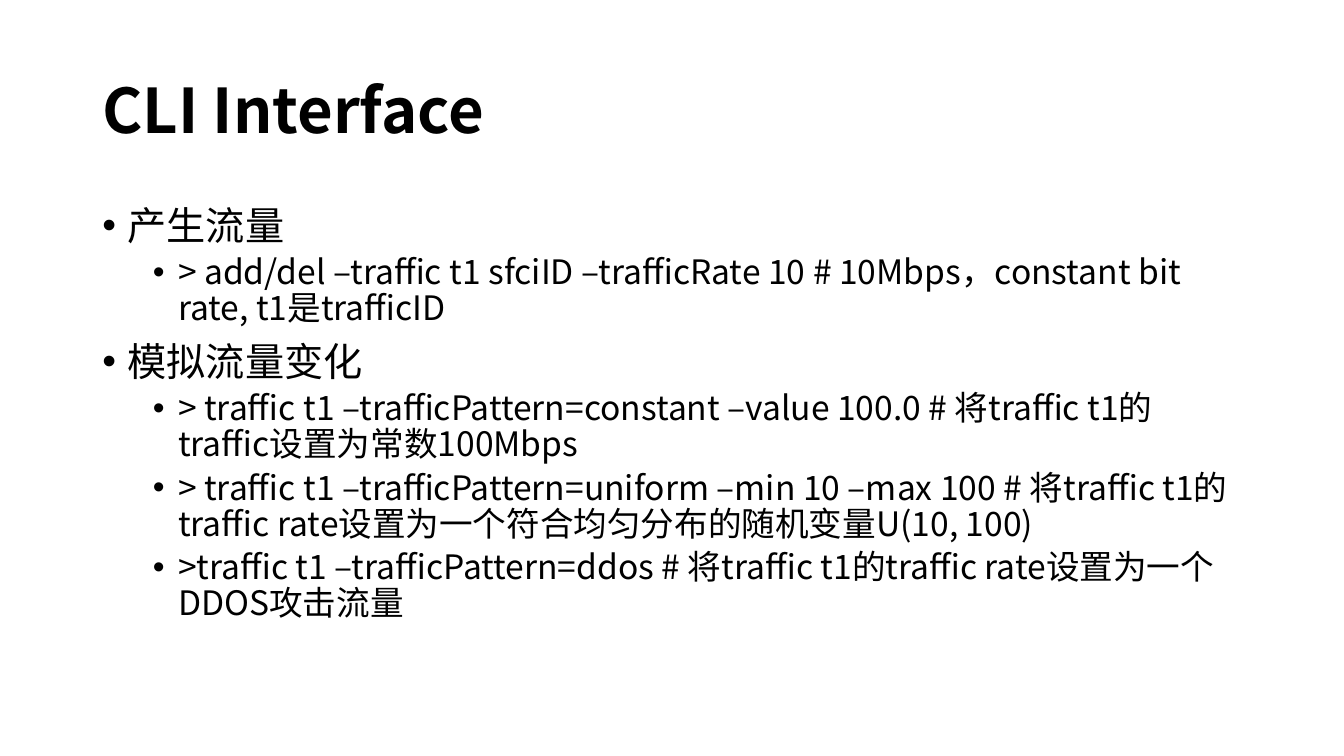
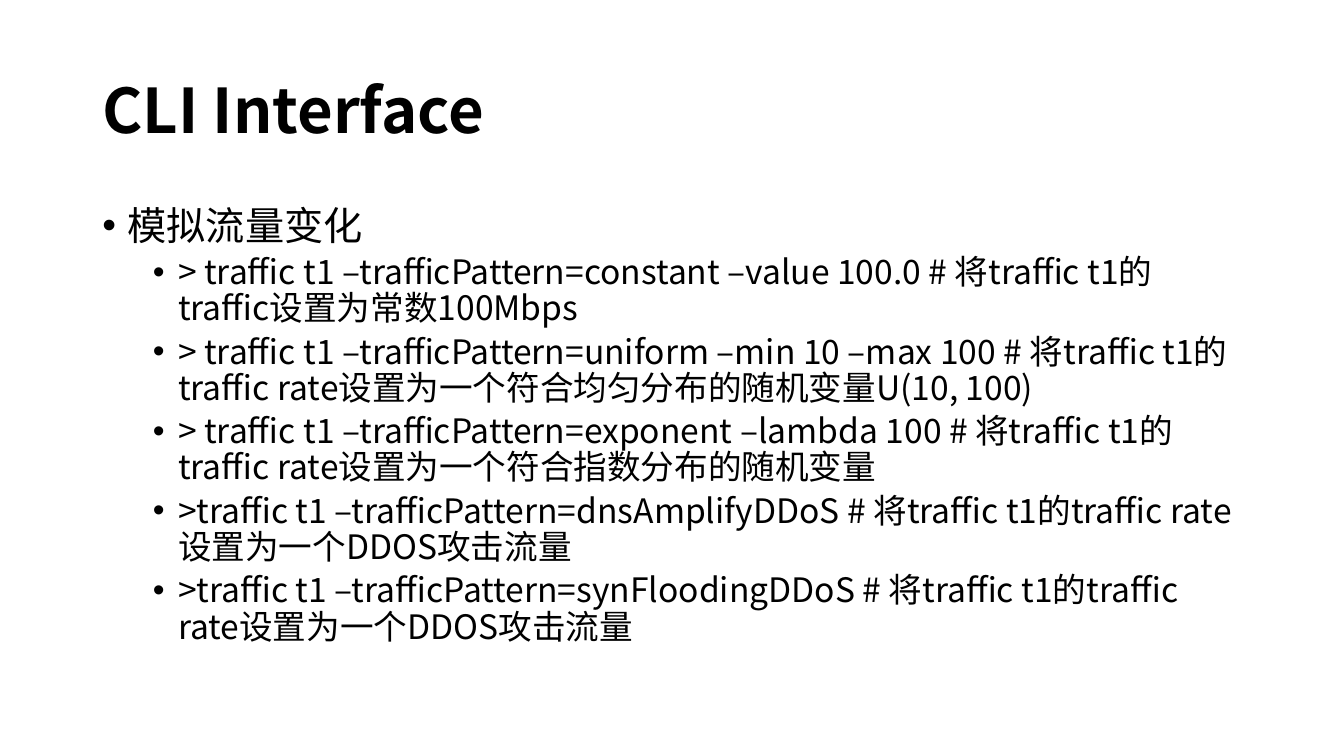
Before and after one commit to magaboomchen/SelfAdaptiveMano, a slide deck: slide 9 of doc/SoftwareDesign/Simulator/SimulatorDesign.pptx (slide 7 before the commit). Drawn at 1344x756 pixels with LibreOffice and Linux fonts; fonts in the diff are those of the drawing. Boxes give left, top, right and bottom in pixels: in the first picture for what was removed or moved away, otherwise in the second. Text is boxed around its words. In the diff, an @@ line names an element or a change of style, - is before the commit and + after.

```diff
--- a/doc/SoftwareDesign/Simulator/SimulatorDesign.pptx
+++ b/doc/SoftwareDesign/Simulator/SimulatorDesign.pptx
@@ text at (x1=128, y1=207, x2=1181, y2=326): paragraphs removed @@
-• 产生流量
-  • > add/del –traffic t1 sfciID –trafficRate 10 # 10Mbps，constant bit rate, t1是trafficID
@@ text at (x1=178, y1=414, x2=1179, y2=642): text changed @@
-  • >traffic t1 –trafficPattern=ddos # 将traffic t1的traffic rate设置为一个DDOS攻击流量
+  • > traffic t1 –trafficPattern=exponent –lambda 100 # 将traffic t1的traffic rate设置为一个符合指数分布的随机变量
+  • >traffic t1 –trafficPattern=dnsAmplifyDDoS # 将traffic t1的traffic rate设置为一个DDOS攻击流量
+  • >traffic t1 –trafficPattern=synFloodingDDoS # 将traffic t1的traffic rate设置为一个DDOS攻击流量
```
Also in this commit, not shown: 2 slides added, 1 other file.
